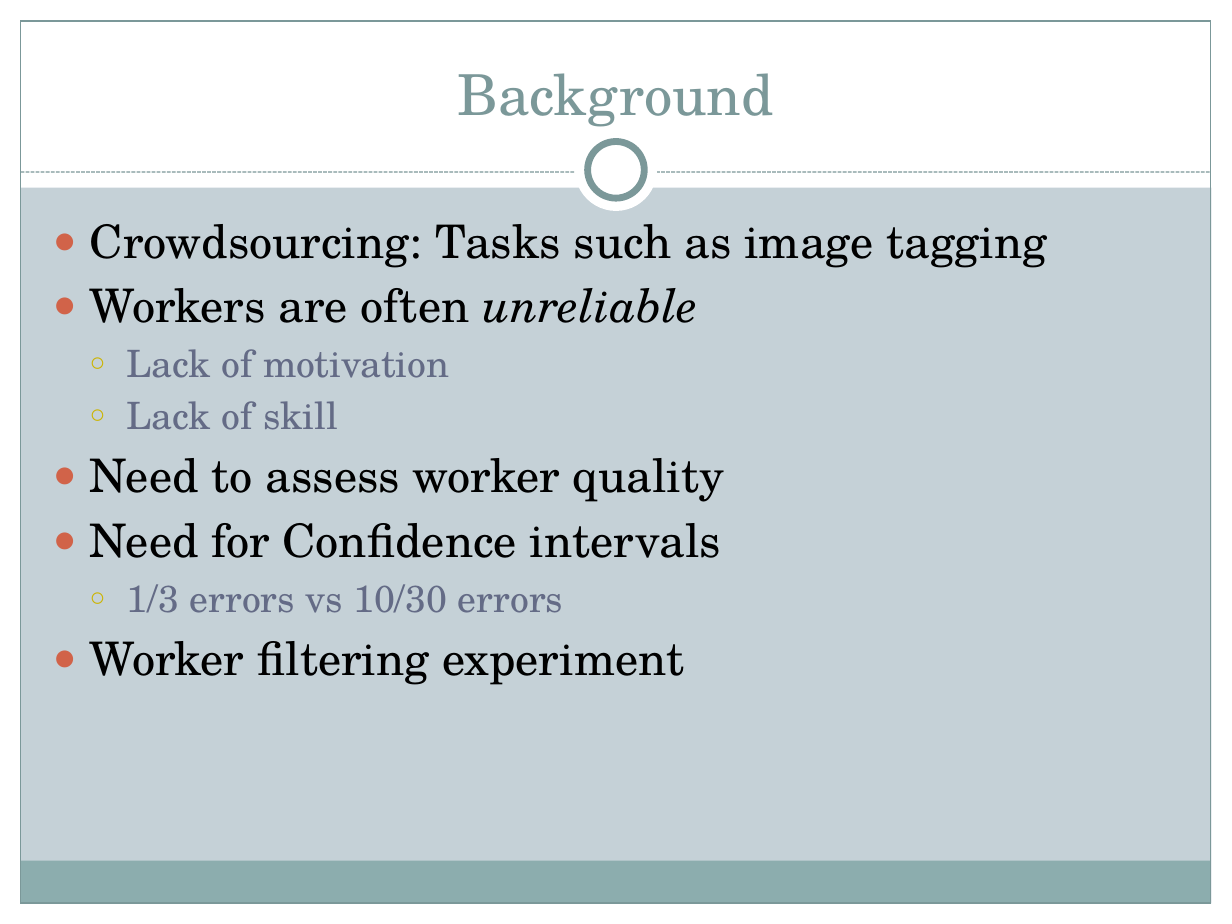
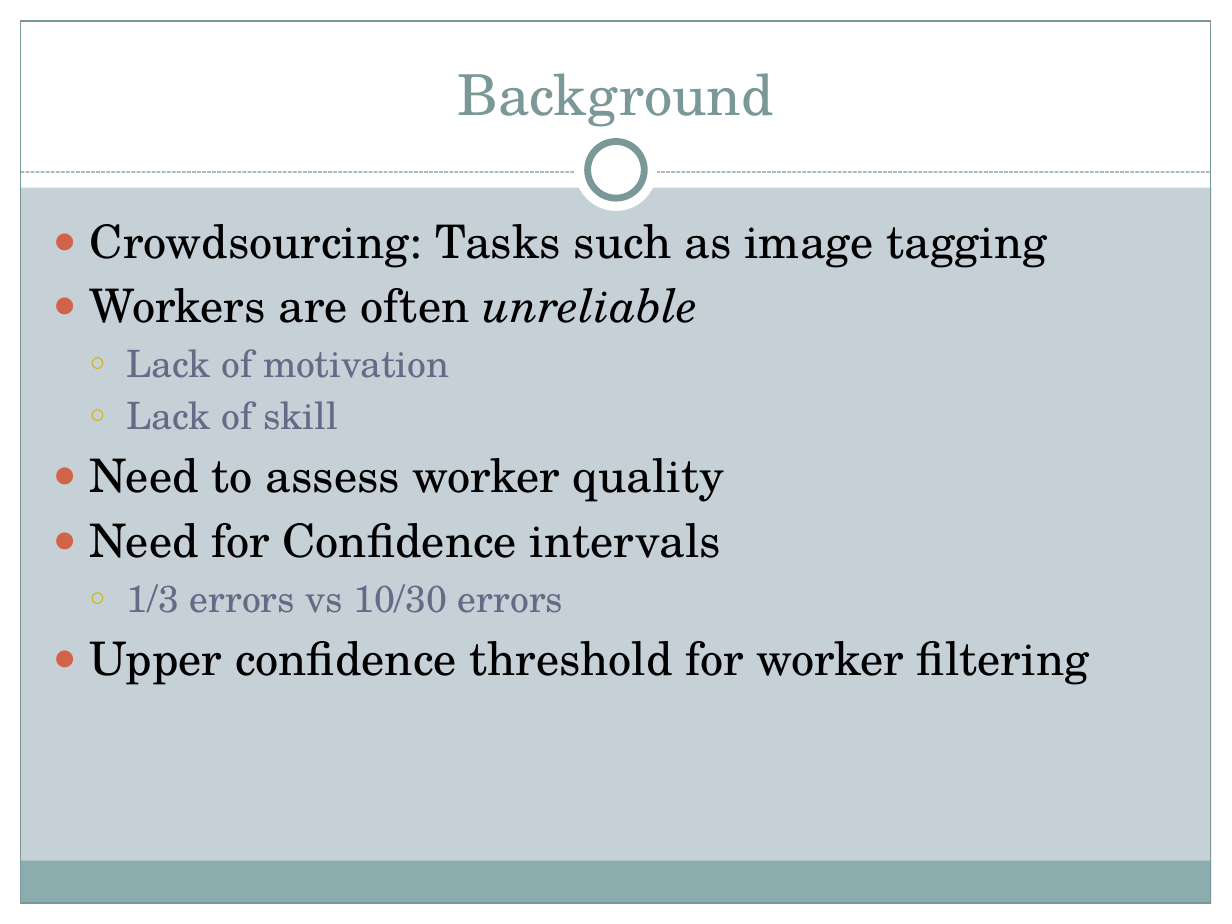
Before and after one commit to brahmaneya/WorkerEvaluationGeneral, a slide deck: slide 2 of Presentation/WorkerEval.pptx. Drawn at 1232x924 pixels with LibreOffice and Linux fonts; fonts in the diff are those of the drawing. Boxes give left, top, right and bottom in pixels: in the first picture for what was removed or moved away, otherwise in the second. Text is boxed around its words. In the diff, an @@ line names an element or a change of style, - is before the commit and + after.

```diff
--- a/Presentation/WorkerEval.pptx
+++ b/Presentation/WorkerEval.pptx
@@ text at bbox=[90, 641, 1089, 685]: text changed @@
-● Worker filtering experiment
+● Upper confidence threshold for worker filtering
```
Also in this commit, not shown: 2 other slides changed.
